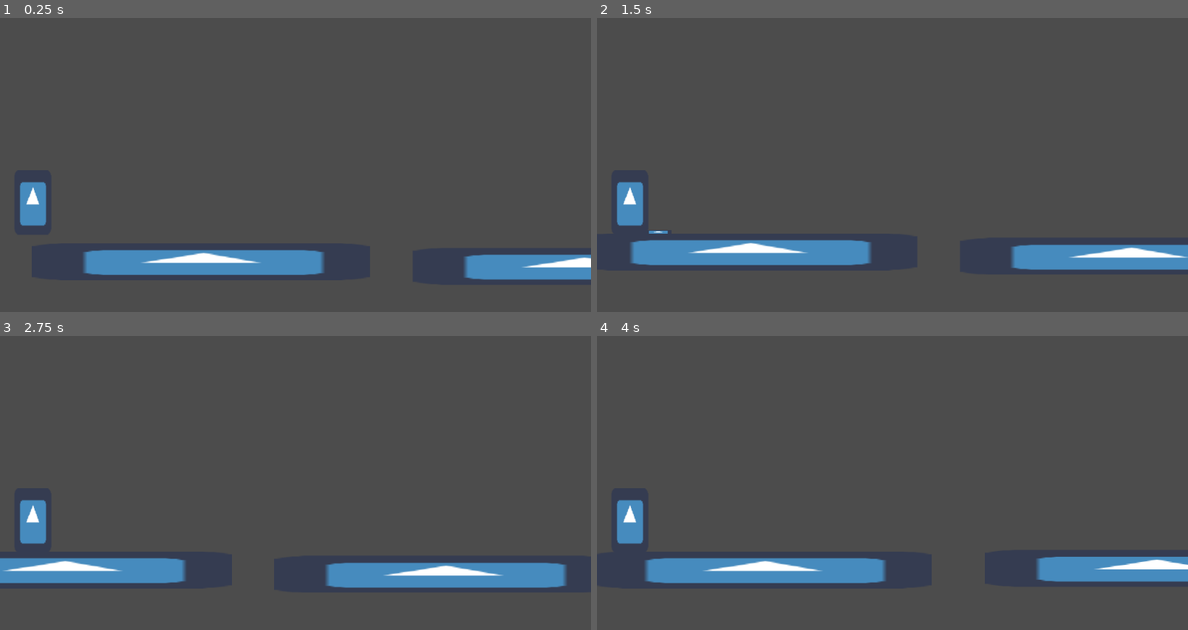
Above: before the commit, frames 1-4 (two rows, left to right).
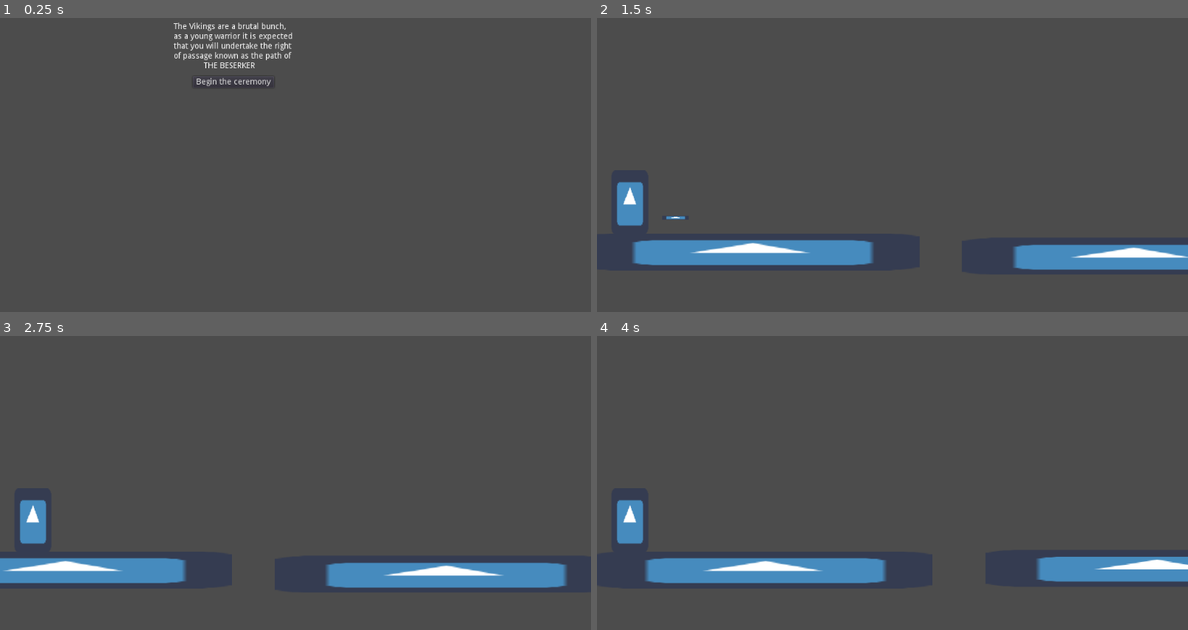
Above: after the commit, the same moments.

Repository: HillTopRhythm/PASSAGE-ECGJ
Game: Godot game, scene res://start screen.tscn
Two runs of this game, one before a commit and one after it. Both use one fixed random seed, a clock stepped at 60 frames per second and the inputs below. Before the commit the project starts from res://main scene.tscn. The engine's default icon, where the game draws it, is replaced by a stand-in: a white triangle on a blue panel in a dark square.
Inputs (mouse positions are in pixels of both pictures, inside the frame that each line leads up to):
- Up to frame 1 (0.25 s): no input
- Up to frame 2 (1.5 s): click (833, 82) at 0.5 s, where only the run after the commit has a clickable "Begin the ceremony"
- Up to frame 3 (2.75 s): tap Space (jump) at 1.52, 2.27 s
- Up to frame 4 (4 s): tap Space (jump) at 3.77 s

The runs differ from the first frame. In frame 1, 6.9% of the frame differs, in the area x 3-100%, y 1-89%; in frame 2, 0.5%; in frame 3, less than 0.1%; in frame 4, less than 0.1%.

Commit message:
added start screen and enemy

Diff:
--- /dev/null
+++ b/Passage/Button.gd
@@ -0,0 +1,17 @@
+extends Button
+
+# Declare member variables here. Examples:
+# var a = 2
+# var b = "text"
+
+# Called when the node enters the scene tree for the first time.
+func _ready():
+	pass # Replace with function body.
+
+# Called every frame. 'delta' is the elapsed time since the previous frame.
+#func _process(delta):
+#	pass
+
+
+func _on_Button_pressed():
+	get_tree().change_scene("res://main scene.tscn")
--- /dev/null
+++ b/Passage/Sprite.gd
@@ -0,0 +1,13 @@
+extends Sprite
+
+# Declare member variables here. Examples:
+# var a = 2
+# var b = "text"
+
+# Called when the node enters the scene tree for the first time.
+func _ready():
+	pass # Replace with function body.
+
+# Called every frame. 'delta' is the elapsed time since the previous frame.
+#func _process(delta):
+#	pass
--- /dev/null
+++ b/Passage/enemy.gd
@@ -0,0 +1,13 @@
+extends Node2D
+
+# Declare member variables here. Examples:
+# var a = 2
+# var b = "text"
+
+# Called when the node enters the scene tree for the first time.
+func _ready():
+	pass # Replace with function body.
+
+# Called every frame. 'delta' is the elapsed time since the previous frame.
+#func _process(delta):
+#	pass
--- a/Passage/project.godot
+++ b/Passage/project.godot
@@ -16,7 +16,7 @@
 [application]
 
 config/name="Passage"
-run/main_scene="res://main scene.tscn"
+run/main_scene="res://start screen.tscn"
 config/icon="res://icon.png"
 
 [input]
--- /dev/null
+++ b/Passage/start screen.tscn
@@ -0,0 +1,26 @@
+[gd_scene load_steps=2 format=2]
+
+[ext_resource path="res://Button.gd" type="Script" id=1]
+
+[node name="start screen" type="Node2D"]
+
+[node name="Label" type="Label" parent="."]
+margin_left = 301.267
+margin_top = 97.6329
+margin_right = 341.267
+margin_bottom = 111.633
+text = "The Vikings are a brutal bunch,
+as a young warrior it is expected
+that you will undertake the right
+of passage known as the path of
+             THE BESERKER"
+
+[node name="Button" type="Button" parent="."]
+margin_left = 334.273
+margin_top = 191.124
+margin_right = 475.273
+margin_bottom = 211.124
+text = "Begin the ceremony"
+script = ExtResource( 1 )
+
+[connection signal="pressed" from="Button" to="Button" method="_on_Button_pressed"]
